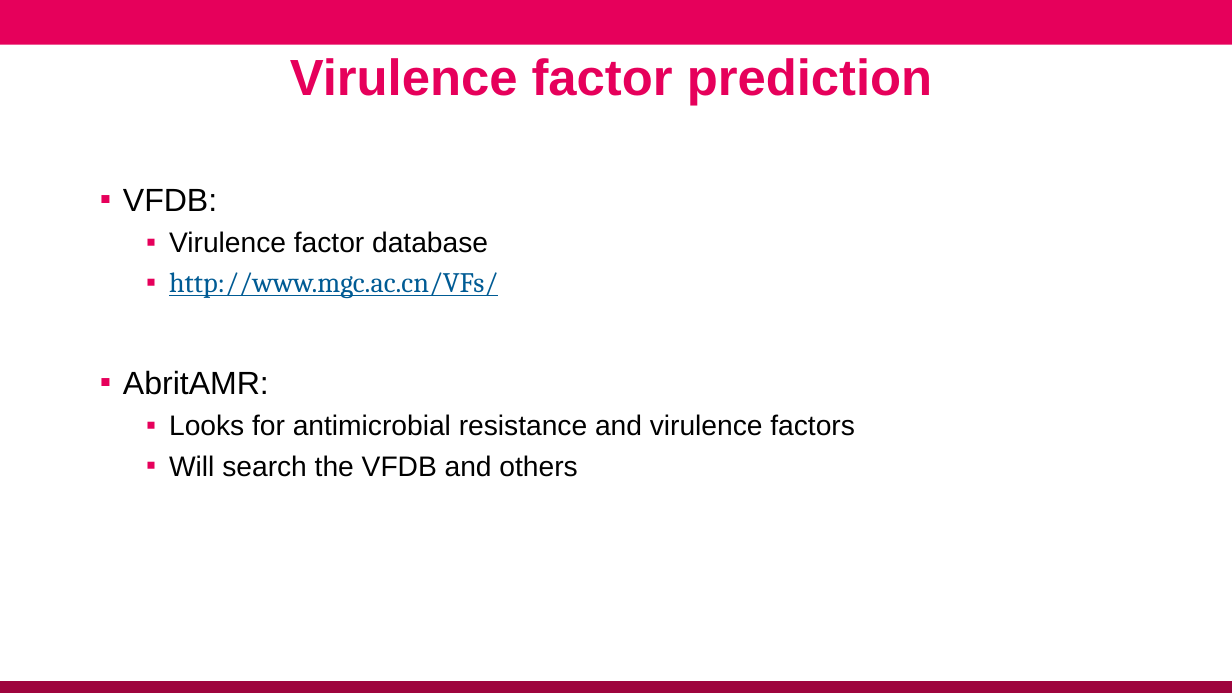
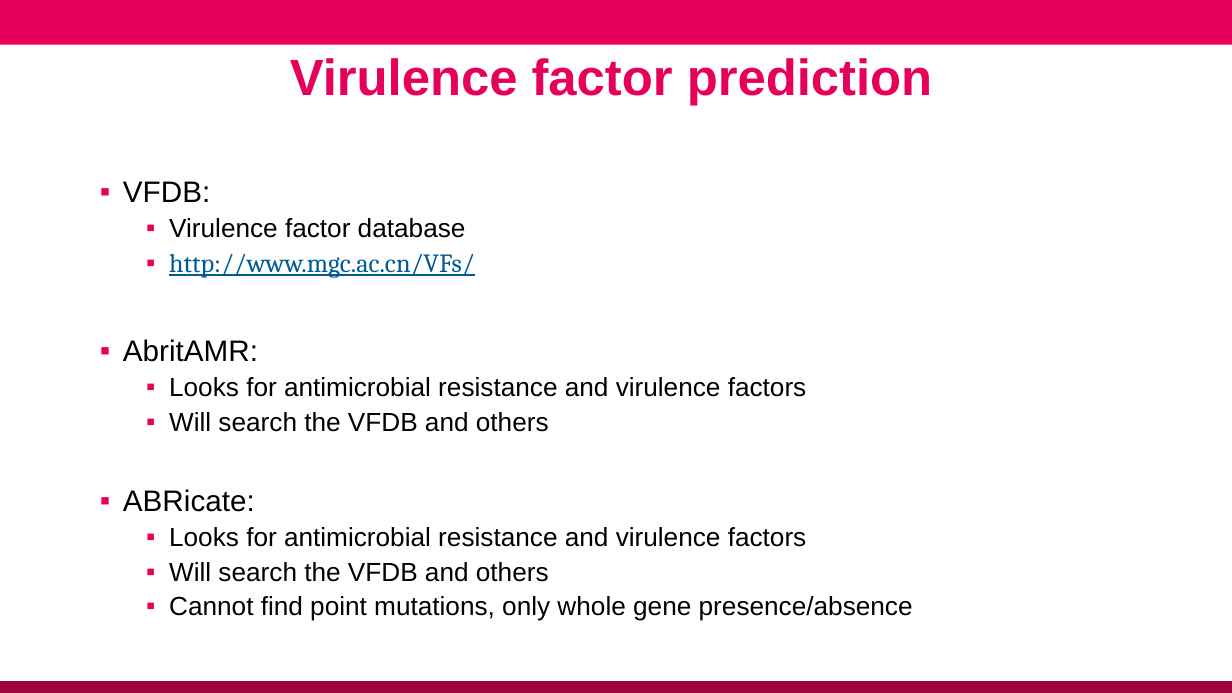
Before and after one commit to conmeehan/conmeehan.github.io, a slide deck: slide 10 of PathogenDataCourse/SlideSets/PredictingPathogenicFeatures.pptx. Drawn at 1232x693 pixels with LibreOffice and Linux fonts; fonts in the diff are those of the drawing; background and template pictures are left out. Boxes give left, top, right and bottom in pixels: in the first picture for what was removed or moved away, otherwise in the second. Text is boxed around its words. In the diff, an @@ line names an element or a change of style, - is before the commit and + after.

```diff
--- a/PathogenDataCourse/SlideSets/PredictingPathogenicFeatures.pptx
+++ b/PathogenDataCourse/SlideSets/PredictingPathogenicFeatures.pptx
@@ text at (123,181,807,432): size 25 to 23.1 pt in "VFDB:", "AbritAMR:"; size 22 to 20.4 pt in "Virulence factor database", "http://www.mgc.ac.cn/VFs/", "Looks for antimicrobial resistance and virulence factors", "Will search the VFDB and others"; line spacing 1 to 0.9 @@
@@ text at (123,489,913,621): paragraphs added @@
+▪ ABRicate:
+  ▪ Looks for antimicrobial resistance and virulence factors
+  ▪ Will search the VFDB and others
+  ▪ Cannot find point mutations, only whole gene presence/absence
```
Also in this commit, not shown: 2 other files.
